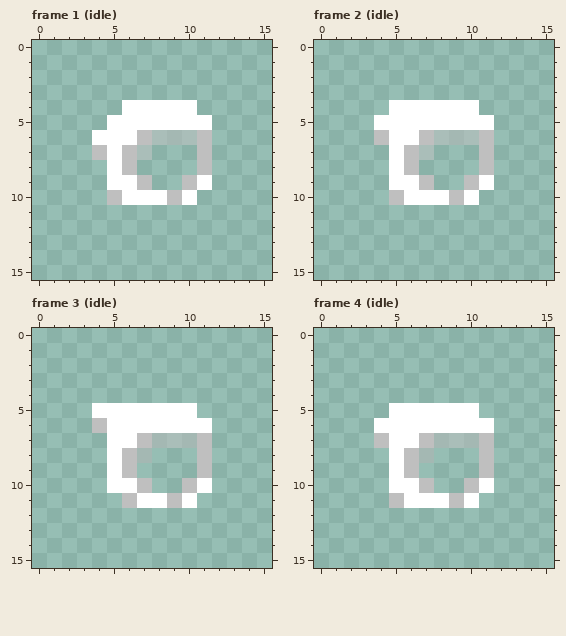
File history of a pixel-art file, PixelEngine/res/sprites/items/hood.aseprite. Above: the version before the commit.
16x16 pixels, 20 frames. Shown: frame 1 (idle), frame 2 (idle), frame 3 (idle), frame 4 (idle). The commit also changed other frames, which this record leaves out.
After:
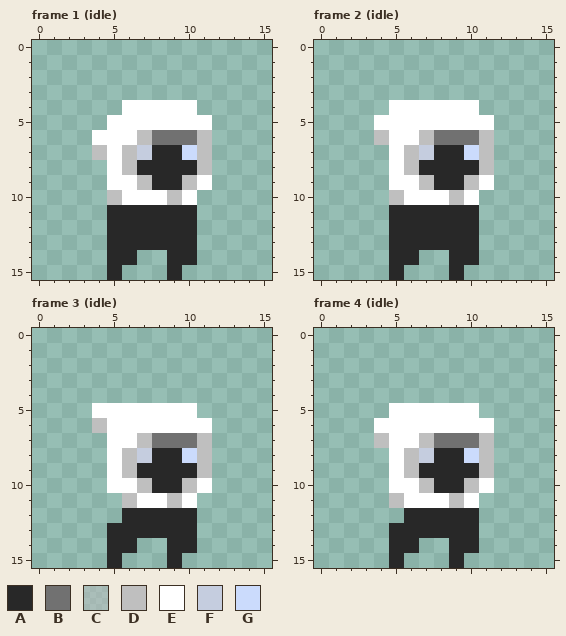
Palette (. is transparent): A #282828  B #717171  C #bfbfbf7b  D #bfbfbf  E #ffffff  F #c5cddf  G #cbdbfc
From old to new:
layer "Layer 1" now shown
Frame 1 (idle), layer "Layer 1":
The edit adds colour A in row 7 at x 8 to 9; in row 8 at x 7 to 10; in row 9 at x 8 to 9; in rows 11 to 13 at x 5 to 10; in row 14 at x 5 to 6 and 9 to 10; in row 15 at x 5 and 9.
Colour C gives way to colour B in row 6 at x 8 to 10.
Colour C gives way to colour F in row 7 at x 7.
The edit adds colour G in row 7 at x 10.
Frame 2 (idle), layer "Layer 1": the same change as frame 1 (idle)
Frame 3 (idle), layer "Layer 1":
The edit adds colour A in row 8 at x 8 to 9; in row 9 at x 7 to 10; in row 10 at x 8 to 9; in row 12 at x 6 to 10; in row 13 at x 5 to 10; in row 14 at x 5 to 6 and 9 to 10.
The edit adds colour A in row 15 at x 5 and 9.
Colour C gives way to colour B in row 7 at x 8 to 10.
Colour C gives way to colour F in row 8 at x 7.
The edit adds colour G in row 8 at x 10.
Frame 4 (idle), layer "Layer 1": the same change as frame 3 (idle)
